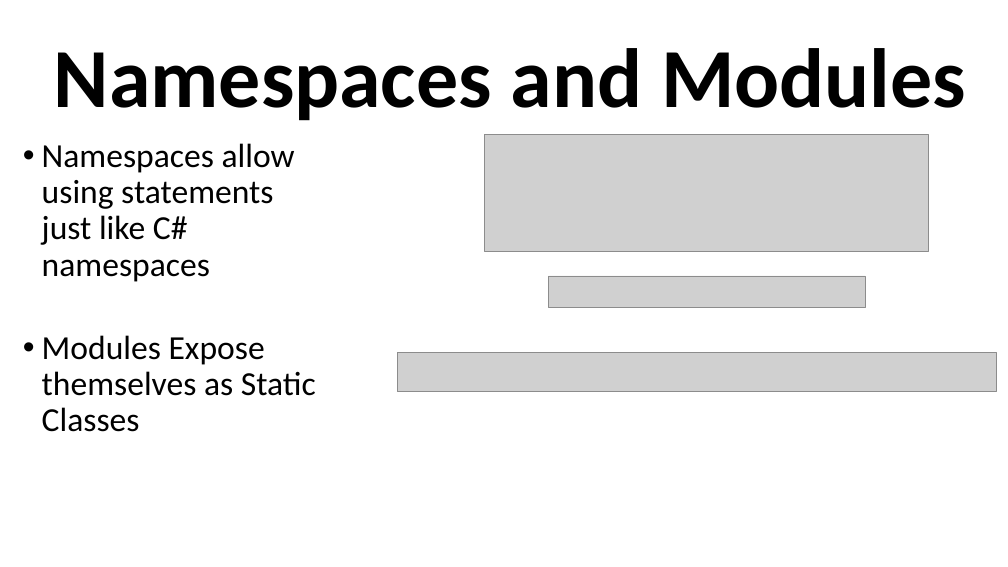
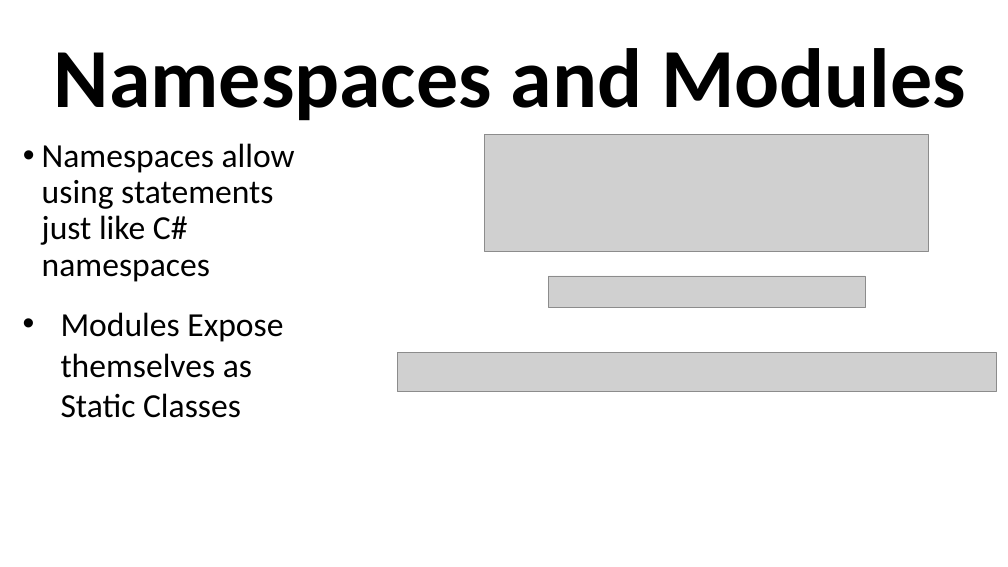
Before and after one commit to grab-a-byte/DotnetInterop, a slide deck: slide 11 of DotnetInteropSlides.pptx (slide 9 before the commit). Drawn at 1008x567 pixels with LibreOffice and Linux fonts; fonts in the diff are those of the drawing; grey boxes stand for pictures. Boxes give left, top, right and bottom in pixels: in the first picture for what was removed or moved away, otherwise in the second. Text is boxed around its words. In the diff, an @@ line names an element or a change of style, - is before the commit and + after.

```diff
--- a/DotnetInteropSlides.pptx
+++ b/DotnetInteropSlides.pptx
@@ text added at (61,312,283,418), 32 pt, text #000000 @@
+    • Modules Expose themselves as Static Classes
@@ text at (42,335,316,432): paragraph removed @@
-    • Modules Expose themselves as Static Classes
```
Also in this commit, not shown: 5 other slides changed, 4 slides added.
